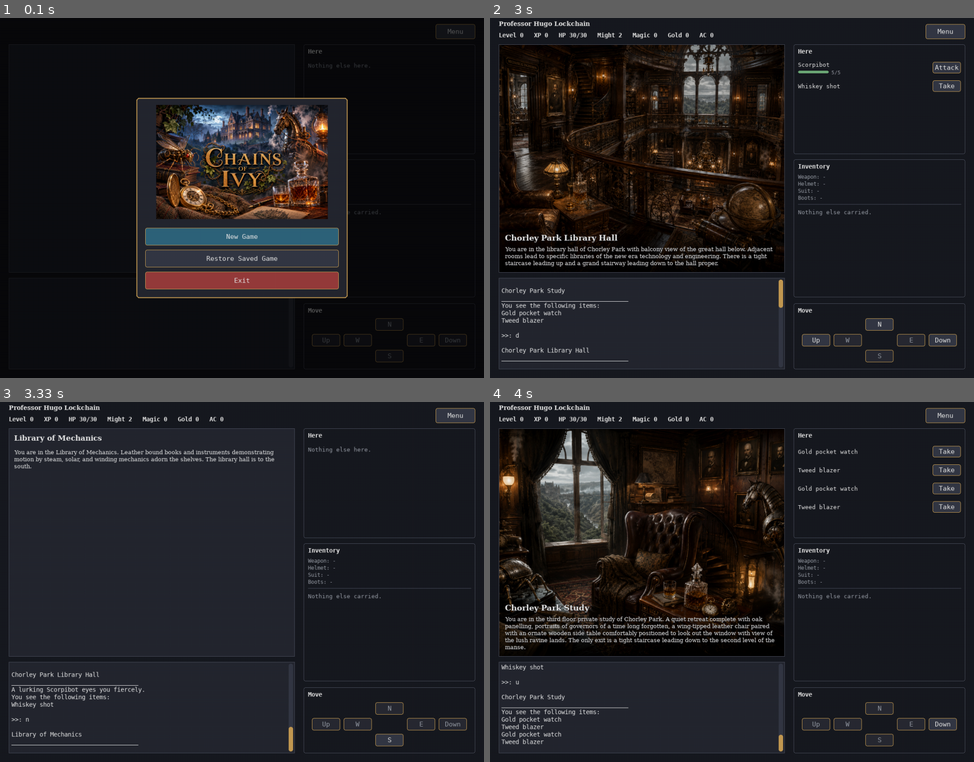
Above: before the commit, frames 1-4 (two rows, left to right).
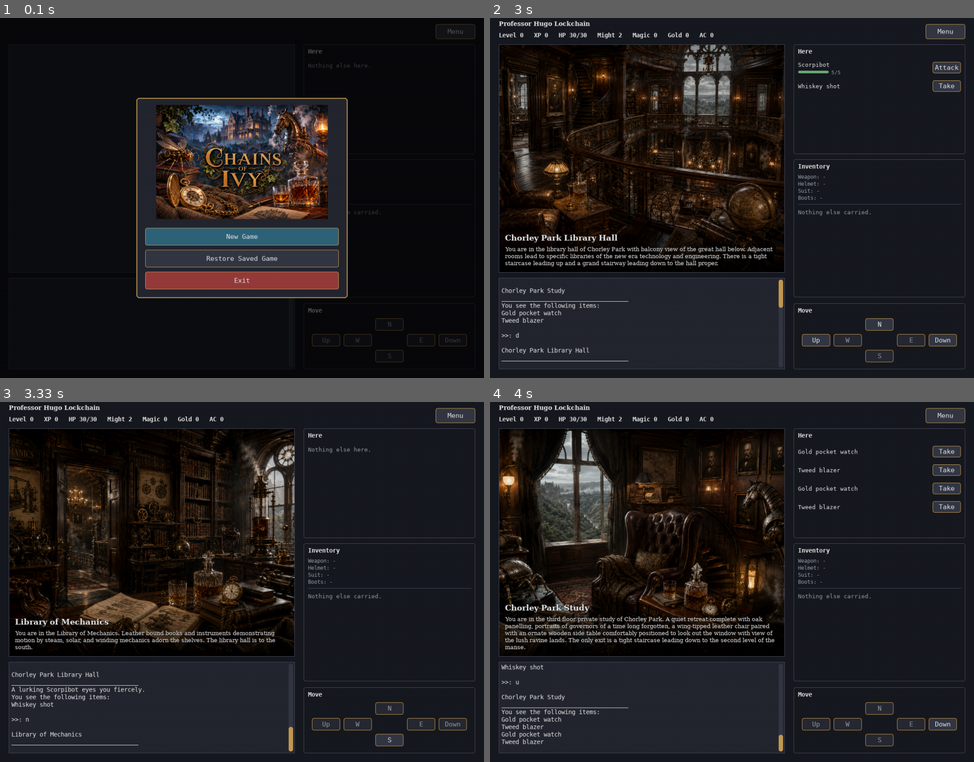
Above: after the commit, the same moments.

Repository: pkokosielis/Chains-of-Ivy
Game: pygame game, started from pygame_main.py
The game is run twice, just before and just after one commit, with the same random seed, the same clock (stepped at 60 frames per second) and the same inputs.
Inputs (mouse positions are in pixels of both pictures, inside the frame that each line leads up to):
- Up to frame 1 (0.1 s): no input
- Up to frame 2 (3 s): click "New Game" at 0.38 s; click "Down" at 0.72 s; press the mouse at (944, 68) at 1.03 s; move the mouse to (799, 72) at 1.13 s; release the mouse at (654, 79) at 1.27 s; press the mouse at (944, 32) at 1.37 s; move the mouse to (814, 144) at 1.47 s; release the mouse at (683, 255) at 1.6 s; press the mouse at (940, 46) at 1.7 s; move the mouse to (833, 147) at 1.8 s; release the mouse at (727, 248) at 1.93 s; press the mouse at (678, 223) at 2.03 s; move the mouse to (770, 273) at 2.13 s; release the mouse at (867, 327) at 2.27 s; click "Down" at 2.38 s; press the mouse at (780, 352) at 2.7 s; move the mouse to (780, 248) at 2.8 s; release the mouse at (780, 147) at 2.93 s
- Up to frame 3 (3.33 s): press the mouse at (387, 708) at 3.03 s; move the mouse to (271, 679) at 3.13 s; release the mouse at (150, 646) at 3.27 s
- Up to frame 4 (4 s): click "S" at 3.38 s; press the mouse at (814, 726) at 3.7 s; move the mouse to (746, 708) at 3.8 s; release the mouse at (678, 690) at 3.93 s

Frames 1-2 are identical in both runs. In frame 3, 34% of the frame differs, in the area x 1-61%, y 7-71%; in frame 4, nothing differs.

Commit message:
Discover room art by filename convention instead of a maintained list
ROOM_IMAGES was a dict mapping room ID -> art path that had to be kept
in sync by hand; rooms 3-5 got art files dropped into .images/ but
never got dict entries, so the Scene pane silently showed no image for
them despite the files existing on disk.

Replaced it with roomImagePath(roomID): checks .images/room<ID>.png by
convention and returns it if present, else None. Nothing to maintain -
drop a correctly-named file in and it's picked up. Each room's result
(path or None) is cached on first lookup so the filesystem is checked
once per room per game instance, not on every draw() call.

Verified against the real running app: rooms 3, 4, and 5 now show
their art, a room with no file still falls back cleanly to the plain
layout, and the cache holds both hits and misses correctly. 80 tests
pass.

Co-Authored-By: Claude Sonnet 5 <noreply@anthropic.com>

Diff:
--- a/pygame_main.py
+++ b/pygame_main.py
@@ -8,6 +8,7 @@
 frontend-agnostic: everything routes through iowPrint/iowWrapPrint,
 which just needs an object exposing write(msg) - here, a ScrollLog.
 """
+import os
 import re
 import sys
 
@@ -49,14 +50,24 @@
 WINDOW_HEIGHT = 820
 
 BANNER_IMAGE_PATH = ".images/game_banner.png"
-# Maps a Room's numeric ID to the art shown for it on the main screen.
-# Not every room has art yet; rooms missing from this dict simply show no
-# image. Lives here, not in the engine, so engine/Room.py stays
-# frontend-agnostic.
-ROOM_IMAGES = {
-   1: ".images/room1.png",
-   2: ".images/room2.png",
-}
+ROOM_IMAGE_DIR = ".images"
+
+_roomImagePathCache = {}
+
+
+def roomImagePath(roomID):
+   """The art for a room, by convention: .images/room<ID>.png if that file
+   exists, else None. No registry to keep in sync with the art folder -
+   drop a correctly-named file in and it's picked up the next time this
+   process looks. Discovered lazily and cached per room ID, so a room's
+   disk is only checked once per game instance rather than on every
+   draw() call; rooms without art simply show no image. Lives here, not
+   in the engine, so engine/Room.py stays frontend-agnostic."""
+   if roomID not in _roomImagePathCache:
+      path = os.path.join(ROOM_IMAGE_DIR, "room" + str(roomID) + ".png")
+      _roomImagePathCache[roomID] = path if os.path.isfile(path) else None
+   return _roomImagePathCache[roomID]
+
 
 _imageCache = {}
 
@@ -949,7 +960,7 @@
 
       title = self.currentRoom.getTitle()
       description = self.currentRoom.description.strip()
-      imagePath = ROOM_IMAGES.get(self.currentRoom.getID())
+      imagePath = roomImagePath(self.currentRoom.getID())
       image = loadCoverImage(imagePath, rect.width, rect.height) if imagePath else None
 
       if image is not None:
